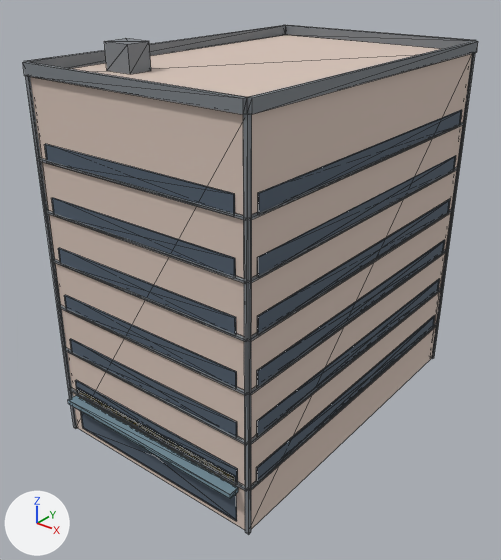
The glTF model public/buildings/lot_2x3.glb: old version first, new version second.
One viewpoint serves both versions: a 50 mm lens placed at (32.0, -21.7, 28.6), pointed at (7.2, 9.3, 9.4). The axes (+X, +Y, +Z) are drawn at lower left. The lights are the same throughout. The first picture is the older version. Mesh edges are drawn as thin lines. Vertices at exactly the same position are counted once.

Objects in the first picture: 'lot_2x3'.
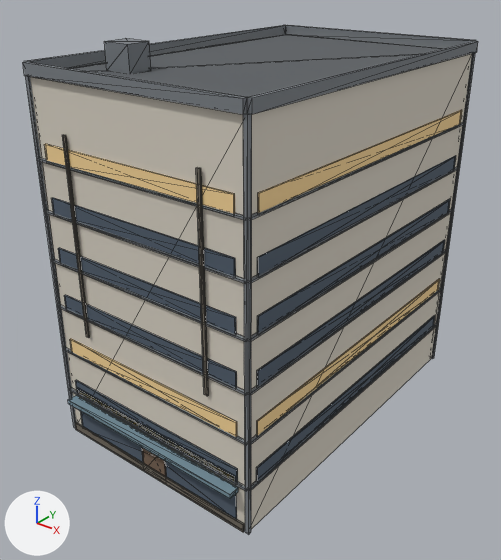
What differs and where, as boxes (x1, y1, x2, y2) in the pictures (501 x 560 px):
part 1 of me_lot_2x3, added: after (69, 34, 443, 97)
part 2 of me_lot_2x3, added: after (142, 448, 166, 477)
part 3 of me_lot_2x3, added: after (75, 423, 244, 532)
part 4 of me_lot_2x3, added: after (62, 135, 90, 338)
part 5 of me_lot_2x3, added: after (196, 167, 209, 396)
part 6 of me_lot_2x3, recoloured: (44, 110, 462, 437) in both

Edits to the bpy script that builds the scene:
```text
Add mat_lot_2x3_lit_glass:
    mat_lot_2x3_lit_glass = principled_material('lot_2x3_lit_glass')
    mat_lot_2x3_lit_glass.base_color = (0.95, 0.68, 0.32)  # beige #f9d799
    mat_lot_2x3_lit_glass.roughness = 0.85
Add mat_lot_2x3_door:
    mat_lot_2x3_door = principled_material('lot_2x3_door')
    mat_lot_2x3_door.base_color = (0.18, 0.12, 0.08)  # brown #766150
    mat_lot_2x3_door.roughness = 0.85
Add mat_lot_2x3_roof_felt:
    mat_lot_2x3_roof_felt = principled_material('lot_2x3_roof_felt')
    mat_lot_2x3_roof_felt.base_color = (0.1, 0.11, 0.12)  # dark grey #595d61
    mat_lot_2x3_roof_felt.roughness = 0.85
Add mat_lot_2x3_dirt:
    mat_lot_2x3_dirt = principled_material('lot_2x3_dirt')
    mat_lot_2x3_dirt.base_color = (0.16, 0.14, 0.11)  # brown #6f695d
    mat_lot_2x3_dirt.roughness = 0.85
Change me_lot_2x3:
    used by ob_lot_2x3; location = (0.0, 0.0, 0.0)
    remove me_lot_2x3.from_pydata(...)  # 476 vertices, 732 faces; spans x -0.2..14.8, y -0.8..22.8, z 0.0..24.0
    add me_lot_2x3.from_pydata(...)  # 524 vertices, 804 faces; spans x -0.2..14.8, y -0.8..22.8, z 0.0..24.0
    me_lot_2x3 part 1: a new loose piece, a box spanning x 0.2..14.3, y 0.2..22.3, z 22.51..22.55, in mat_lot_2x3_roof_felt (dark grey #595d61)
    me_lot_2x3 part 2: a new loose piece, a box spanning x 6.525..8.41, y -0.12..-0.02, z 0.0..2.55, in mat_lot_2x3_door (brown #766150)
    me_lot_2x3 part 3: a new loose piece, a box spanning x 0.2..14.3, y -0.18..-0.1, z 0.0..0.55, in mat_lot_2x3_dirt (brown #6f695d)
    me_lot_2x3 part 4: a new loose piece, a box spanning x 2.49..2.73, y -0.19..-0.11, z 7.875..19.8, in mat_lot_2x3_dirt (brown #6f695d)
    me_lot_2x3 part 5: a new loose piece, a box spanning x 11.77..12.01, y -0.19..-0.11, z 7.875..19.8, in mat_lot_2x3_dirt (brown #6f695d)
    me_lot_2x3 part 6: 48 faces spanning x 0.7..14.6, y -0.1..21.8, z 6.0..19.0 switch from mat_lot_2x3_glass (greyish blue #505d6c) to mat_lot_2x3_lit_glass (beige #f9d799)
    other edits to the shape of me_lot_2x3 do not show in these pictures
    add me_lot_2x3.materials.append(mat_lot_2x3_roof_felt)  # dark grey #595d61
    add me_lot_2x3.materials.append(mat_lot_2x3_door)  # brown #766150
    add me_lot_2x3.materials.append(mat_lot_2x3_dirt)  # brown #6f695d
```
